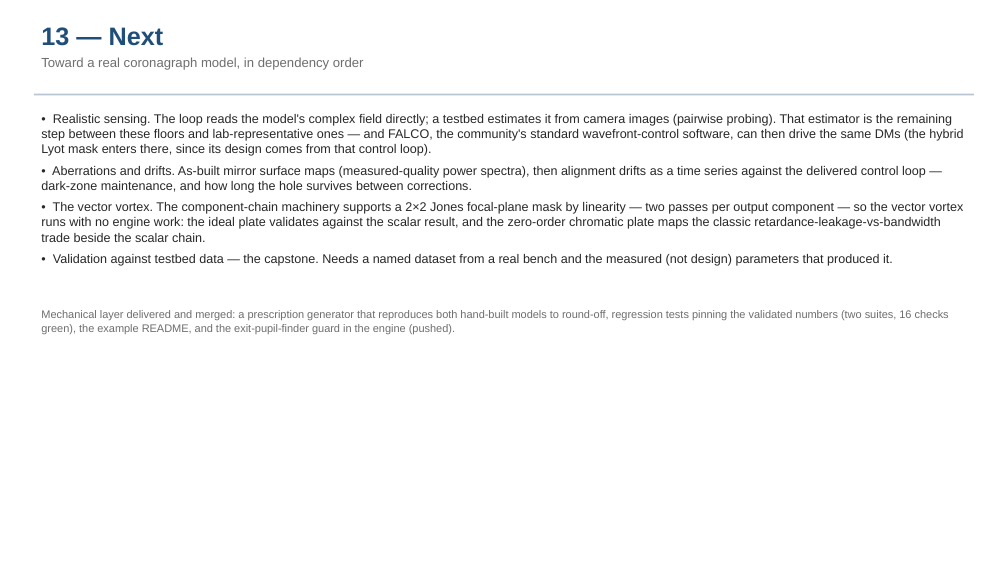
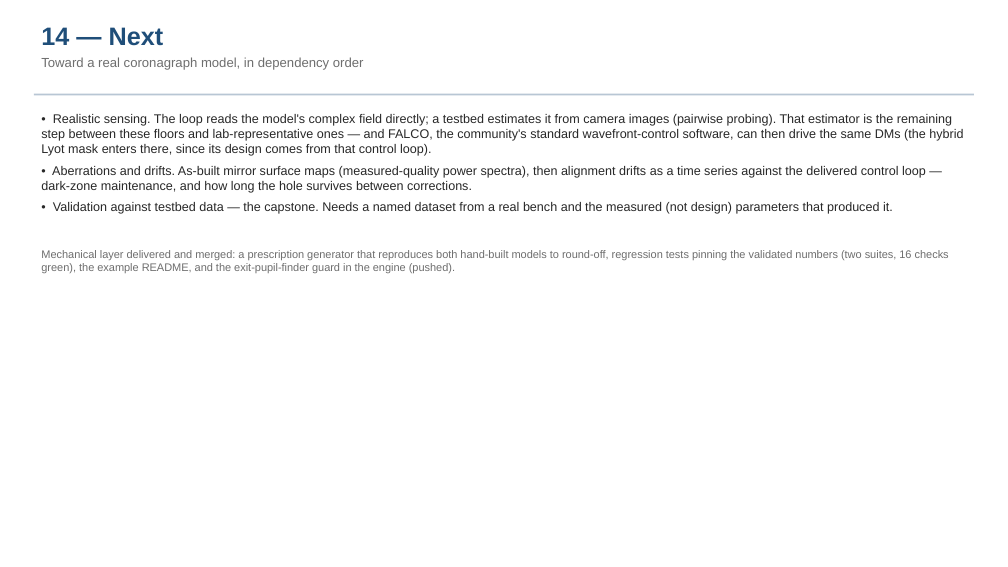
Before and after one commit to nasa-jpl/MACOS_resources, a slide deck: slide 15 of mmacos/templates/30_instruments/bench_ctb/deck_ctb.pptx (slide 14 before the commit). Drawn at 1008x567 pixels with LibreOffice and Linux fonts; fonts in the diff are those of the drawing. Boxes give left, top, right and bottom in pixels: in the first picture for what was removed or moved away, otherwise in the second. Text is boxed around its words. In the diff, an @@ line names an element or a change of style, - is before the commit and + after.

```diff
--- a/mmacos/templates/30_instruments/bench_ctb/deck_ctb.pptx
+++ b/mmacos/templates/30_instruments/bench_ctb/deck_ctb.pptx
@@ text at (x1=41, y1=27, x2=164, y2=46): text changed @@
-13 — Next
+14 — Next
@@ text at (x1=41, y1=202, x2=963, y2=242): paragraph removed @@
-• The vector vortex. The component-chain machinery supports a 2×2 Jones focal-plane mask by linearity — two passes per output component — so the vector vortex runs with no engine work: the ideal plate validates against the scalar result, and the zero-order chromatic plate maps the classic retardance-leakage-vs-bandwidth trade beside the scalar chain.
@@ text "Mechanical layer delivered and merged: ..." moved from (x1=41, y1=310, x2=949, y2=334) to (x1=41, y1=250, x2=949, y2=273) @@
```
Also in this commit, not shown: 2 other slides changed, 1 slide added, 10 other files.
